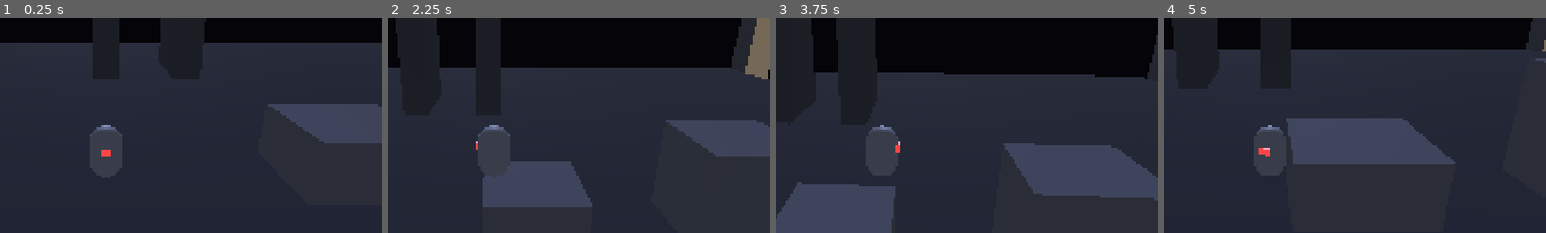
Above: before the commit, frames 1-4 (left to right).
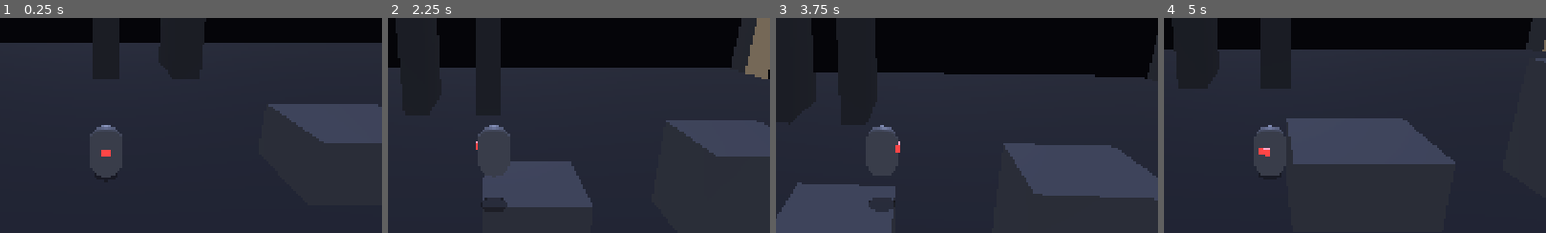
Above: after the commit, the same moments.

Repository: Adam-Vozzo/mobile-game-6
Game: Godot game, scene res://scenes/levels/feel_lab.tscn
Same seed, same stepped clock (60 frames per second), same inputs: the game is played once before the commit and once after it.
Inputs (mouse positions are % of the whole screen's width and height, from its top left):
- Up to frame 1 (0.25 s): no input
- Up to frame 2 (2.25 s): tap Enter at 0.5 s; move the mouse to (72, 45) at 0.52 s; hold Right (move_right) 0.53-1.25 s; hold Space (jump) 0.53-1.25 s; click (72, 45) at 0.67 s; drag from (30, 55) to (45, 70) at 1.27 s; move the mouse to (60, 28) at 2.02 s; hold Right (move_right) from 2.03 s (still down); hold Space (jump) from 2.03 s (still down)
- Up to frame 3 (3.75 s): release Right (move_right) at 2.75 s; release Space (jump) at 2.75 s; drag from (45, 70) to (20, 35) at 2.77 s; move the mouse to (80, 65) at 3.52 s; hold Left (move_left) from 3.53 s (still down); hold Space (jump) from 3.53 s (still down)
- Up to frame 4 (5 s): release Left (move_left) at 4.25 s; release Space (jump) at 4.25 s; drag from (20, 35) to (35, 25) at 4.27 s
The pictures show only the part of the screen within x 36-86%, y 21-71%; the shares and areas given below are measured in that part.

The runs differ from the first frame. In frame 2, 0.3% of the frame differs, in the area x 24-32%, y 83-88%; in frame 3, 0.4%, in the area x 24-32%, y 83-91%; in frame 4, less than 0.1%.

Commit message:
Iter 28: SMB 3D research + blob shadow projector
Primary: docs/research/smb3d.md — live reference game analysis (released
March 2026). Key findings: fixed-per-level camera (aligned with Void's
tripod model), 20-second level beats, ghost trail as core pedagogy, depth
perception as the hardest 3D precision-platformer problem (blob shadow
mandatory pre-device-test), air dash as depth-error recovery candidate,
style-loss as top failure risk. 8 implications for Void.

Side quest: scripts/player/blob_shadow.gd — translucent disc projected
below the Stray via per-frame raycast. Radius grows and alpha fades
quadratically with height. 1 raycast + 1 draw call per frame. Added to
player.tscn as BlobShadow child; new juice key blob_shadow (default ON)
in dev_menu.gd and JUICE.md.

https://claude.ai/code/session_01XvaXSigTtNZVWgxG8S7Msi

Diff:
--- a/scenes/player/player.tscn
+++ b/scenes/player/player.tscn
@@ -1,7 +1,8 @@
-[gd_scene load_steps=10 format=3]
+[gd_scene load_steps=11 format=3]
 
 [ext_resource type="Script" path="res://scripts/player/player.gd" id="1_player"]
 [ext_resource type="Resource" path="res://resources/profiles/snappy.tres" id="2_snappy"]
+[ext_resource type="Script" path="res://scripts/player/blob_shadow.gd" id="3_blobshadow"]
 
 [sub_resource type="CapsuleShape3D" id="Shape_PlayerCapsule"]
 radius = 0.28
@@ -50,3 +51,6 @@
 [node name="Accent" type="MeshInstance3D" parent="Visual"]
 transform = Transform3D(1, 0, 0, 0, 1, 0, 0, 0, 1, 0, 0.55, 0.27)
 mesh = SubResource("Mesh_StrayAccent")
+
+[node name="BlobShadow" type="Node3D" parent="."]
+script = ExtResource("3_blobshadow")
--- a/scripts/autoload/dev_menu.gd
+++ b/scripts/autoload/dev_menu.gd
@@ -37,6 +37,7 @@
 	&"motion_trails": true,
 	&"squash_stretch": true,
 	&"sound_layers": true,
+	&"blob_shadow": true,
 }
 var debug_viz_state: Dictionary[StringName, bool] = {
 	&"perf_hud": true,
--- /dev/null
+++ b/scripts/player/blob_shadow.gd
@@ -0,0 +1,103 @@
+extends Node3D
+class_name BlobShadow
+## Soft disc shadow projected below the Stray for depth-perception during jumps.
+##
+## In 3D precision platformers, the hardest player complaint is misjudged landings.
+## SMB 3D identified depth perception as "the biggest new challenge" in the 2D→3D
+## transition and uses a shadow blob as the primary spatial aid. This implementation
+## raycasts straight down each frame, places a translucent disc at the hit point,
+## and scales/fades with height — giving the player a clear read on where they will
+## land without any real-time shadow lighting.
+##
+## Toggled via DevMenu juice key "blob_shadow" (default ON).
+## Tunables are @export so they appear in the Godot inspector for rapid iteration.
+
+## Disc radius when the player is at ground level (on the floor).
+@export_range(0.05, 1.0, 0.01) var radius_at_ground: float = 0.22
+## Disc radius at maximum height (shadow largest when furthest away, matching
+## natural shadow penumbra expansion).
+@export_range(0.1, 2.0, 0.01) var radius_at_height: float = 0.55
+## Height above the floor at which the shadow fades to fully transparent.
+@export_range(1.0, 20.0, 0.5) var fade_height: float = 6.0
+## Maximum shadow opacity (at ground level).
+@export_range(0.05, 1.0, 0.01) var alpha_max: float = 0.42
+## Collision mask for the raycast. Defaults to layer 1 (World) — ignore
+## CameraOccluder (layer 7) and everything else.
+@export_flags_3d_physics var ray_mask: int = 1
+
+var _mesh: MeshInstance3D
+var _mat: StandardMaterial3D
+var _enabled: bool = true
+
+
+func _ready() -> void:
+	_build_mesh()
+	if has_node("/root/DevMenu"):
+		@warning_ignore("return_value_discarded")
+		DevMenu.juice_toggle_changed.connect(_on_juice_changed)
+		_enabled = DevMenu.is_juice_on(&"blob_shadow")
+
+
+func _build_mesh() -> void:
+	var cyl := CylinderMesh.new()
+	cyl.top_radius = 1.0
+	cyl.bottom_radius = 1.0
+	cyl.height = 0.01
+	cyl.radial_segments = 16
+	cyl.rings = 0
+
+	_mat = StandardMaterial3D.new()
+	_mat.albedo_color = Color(0.02, 0.01, 0.01, alpha_max)
+	_mat.transparency = BaseMaterial3D.TRANSPARENCY_ALPHA
+	_mat.shading_mode = BaseMaterial3D.SHADING_MODE_UNSHADED
+	_mat.cull_mode = BaseMaterial3D.CULL_DISABLED
+	_mat.depth_draw_mode = BaseMaterial3D.DEPTH_DRAW_ALWAYS
+
+	_mesh = MeshInstance3D.new()
+	_mesh.mesh = cyl
+	_mesh.material_override = _mat
+	add_child(_mesh)
+
+
+func _process(_delta: float) -> void:
+	if not _enabled:
+		_mesh.visible = false
+		return
+
+	var parent := get_parent()
+	if parent == null:
+		_mesh.visible = false
+		return
+
+	var origin: Vector3 = parent.global_position
+	var space := get_world_3d().direct_space_state
+	var query := PhysicsRayQueryParameters3D.create(origin, origin + Vector3.DOWN * 25.0)
+	query.collision_mask = ray_mask
+	query.exclude = [parent.get_rid()]
+	var hit := space.intersect_ray(query)
+
+	if hit.is_empty():
+		_mesh.visible = false
+		return
+
+	var height := origin.y - (hit["position"] as Vector3).y
+	if height > fade_height:
+		_mesh.visible = false
+		return
+
+	# t: 0 = at floor, 1 = at fade_height.
+	var t := clampf(height / fade_height, 0.0, 1.0)
+	var r := lerpf(radius_at_ground, radius_at_height, t)
+	# Alpha falls off quadratically so the shadow reads clearly near the ground
+	# and disappears smoothly well before the hard fade_height cutoff.
+	var a := lerpf(alpha_max, 0.0, t * t)
+
+	_mesh.visible = true
+	_mesh.global_position = (hit["position"] as Vector3) + Vector3.UP * 0.012
+	_mesh.scale = Vector3(r, 1.0, r)
+	_mat.albedo_color = Color(0.02, 0.01, 0.01, a)
+
+
+func _on_juice_changed(key: StringName, enabled: bool) -> void:
+	if key == &"blob_shadow":
+		_enabled = enabled
Not shown, changed: README.md
Not shown, changed: docs/JUICE.md
Not shown, changed: docs/PLAN.md
Not shown, changed: docs/research/INDEX.md
Not shown, added: docs/research/smb3d.md
